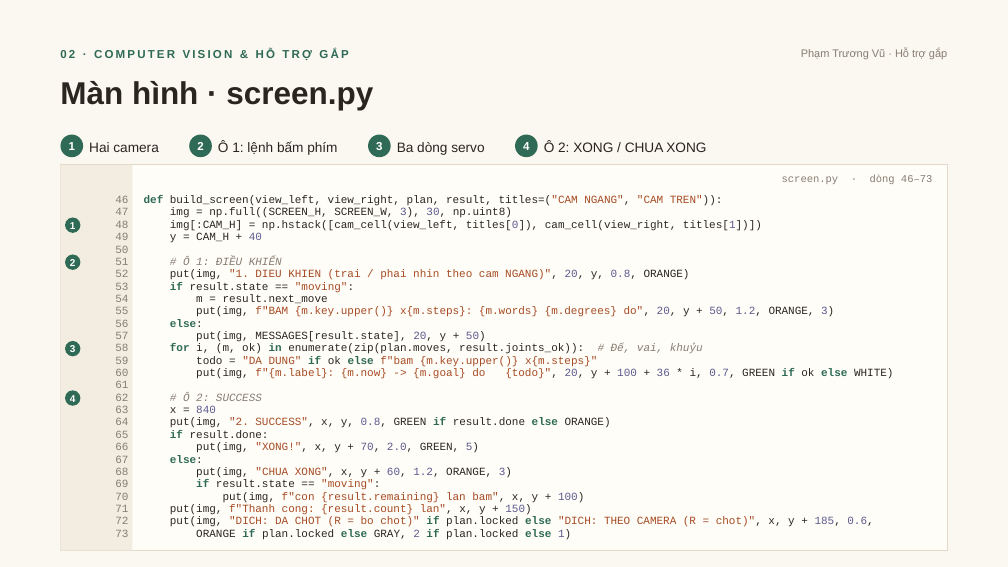
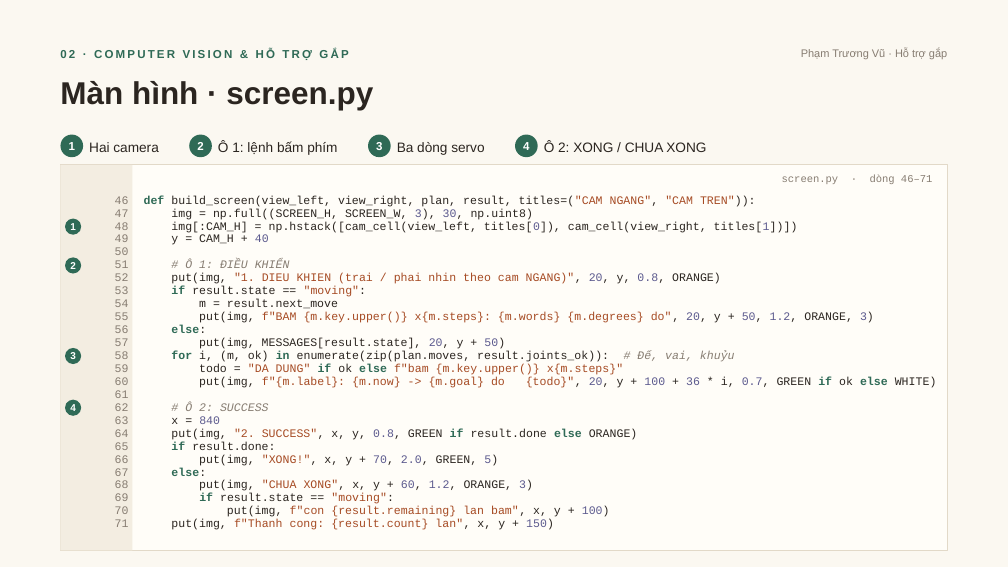
Before and after one commit to DuongNAD/Project_IoT, a slide deck: slide 9 of slides/Phan2_LuongDuLieu_Code.pptx. Drawn at 1008x567 pixels with LibreOffice and Linux fonts; fonts in the diff are those of the drawing. Boxes give left, top, right and bottom in pixels: in the first picture for what was removed or moved away, otherwise in the second. Text is boxed around its words. In the diff, an @@ line names an element or a change of style, - is before the commit and + after.

```diff
--- a/slides/Phan2_LuongDuLieu_Code.pptx
+++ b/slides/Phan2_LuongDuLieu_Code.pptx
@@ text at (782,175,932,184): text changed @@
-screen.py · dòng 46–73
+screen.py · dòng 46–71
@@ text "46" at (115,196,129,527): size 10.5 to 11 pt; line spacing 11.8pt to 12.3pt @@
@@ text "def build_screen(view_left, view_right, plan, result, ..." at (144,196,937,530): size 10.5 to 11 pt; line spacing 11.8pt to 12.3pt @@
@@ ellipse "3": place and size @@
-ellipse "3" at (65,341,80,356)
+ellipse "3" at (65,348,81,364)
@@ ellipse "4": place and size @@
-ellipse "4" at (65,390,80,405)
+ellipse "4" at (65,400,81,416)
@@ text at (115,517,128,537): paragraphs removed @@
-72
-73
@@ text at (170,517,873,540): paragraphs removed @@
-put(img, "DICH: DA CHOT (R = bo chot)" if plan.locked else "DICH: THEO CAMERA (R = chot)", x, y + 185, 0.6,
-ORANGE if plan.locked else GRAY, 2 if plan.locked else 1)
```
Also in this commit, not shown: 1 other slide changed, 30 other files.
